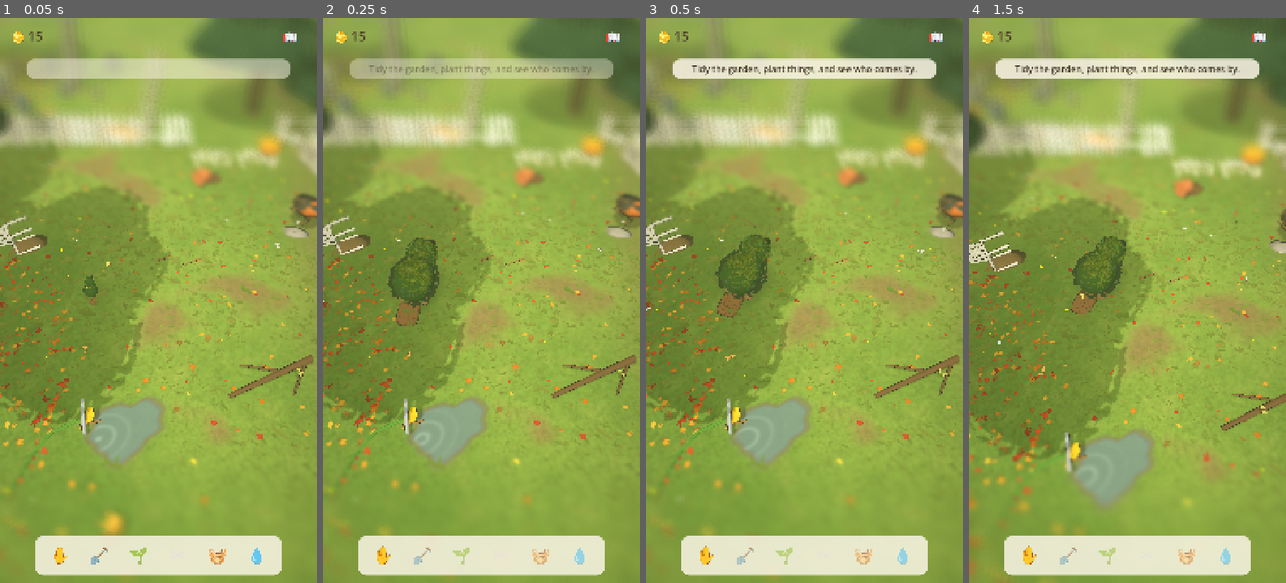
Above: before the commit, frames 1-4 (left to right).
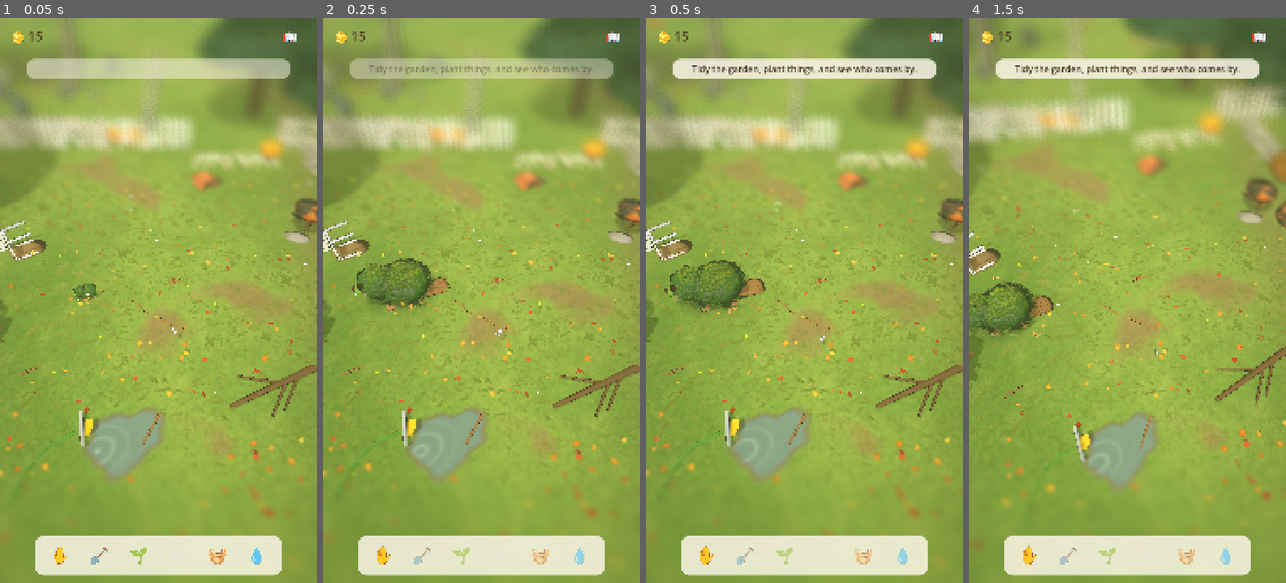
Above: after the commit, the same moments.

Repository: LuckyMonkey/hedgepets
Game: Godot game, scene res://garden.tscn
Same seed, same stepped clock (60 frames per second), same inputs: the game is played once before the commit and once after it.
Inputs (mouse positions are in pixels of both pictures, inside the frame that each line leads up to):
- Up to frame 1 (0.05 s): no input
- Up to frame 2 (0.25 s): no input
- Up to frame 3 (0.5 s): no input
- Up to frame 4 (1.5 s): tap Enter at 0.5 s; move the mouse to (1197, 272) at 0.52 s; hold Right 0.53-1.25 s; tap F at 0.6 s; click (1197, 272) at 0.67 s; drag from (1064, 328) to (1111, 413) at 1.27 s

The runs differ from the first frame. In frame 1, 24% of the frame differs, in the area x 0-100%, y 0-100%; in frame 2, 22%; in frame 3, 22%; in frame 4, 39%, in the area x 0-100%, y 0-99%.

Commit message:
Orbit camera around the garden centre (drag to spin + tilt, wheel/pinch zoom, fling glide, springs); surroundings on every side: creek with footbridge and cattails (west), houses with an open garden gate (south), woods past a gap in the stone wall (east), burying ground (north); four gates, each pet arrives by the one that fits it; motion check measures turn rate
Co-Authored-By: Claude Opus 5.5 <noreply@anthropic.com>

Diff:
--- a/scripts/garden/garden.gd
+++ b/scripts/garden/garden.gd
@@ -20,6 +20,16 @@
 ## The camera eases toward these (Motion.approach): input moves the goal, never the camera itself; a drag that ends
 ## moving keeps gliding a little.
 var _goal_target := Vector3(0.0, 0.0, -0.5)
+## Orbit: the camera circles the middle of the garden. Drag sideways to spin (with a glide after a fling), drag up and
+## down to tilt a little, wheel / pinch to zoom. Springs on all three (Motion.spring).
+const CENTER := Vector3(0.0, 0.0, -0.8)
+var _yaw := 0.0
+var _goal_yaw := 0.0
+var _yaw_velocity := 0.0
+var _elev := deg_to_rad(49.5)
+var _goal_elev := deg_to_rad(49.5)
+var _cam_yaw := {}
+var _cam_elev := {}
 var _goal_distance := 12.5
 var _pan_velocity := Vector3.ZERO
 var _cam_pan := {}
@@ -31,7 +41,29 @@
 var _nodes := {}                                  # pet name -> HedgePetNode
 var _wander := {}                                 # pet -> {target, wait, mode}
 var game: Node                                    # scripts/garden/garden_game.gd
-const GAP := Vector3(2.5, 0.0, -11.0)             # the collapsed bit of fence where visitors come through
+const GAP := Vector3(2.5, 0.0, -11.0)             # the collapsed bit of fence (the burying-ground side)
+## Ways in. Each pet comes by the one that fits it (gate_for): the creek's footbridge, the gap in the woods wall, the
+## garden gate from the houses, or the broken fence by the burying ground. out = where it waits unseen, peek = where
+## it stands looking in, inside = its first steps in the garden.
+const GATES := {
+	"fence": {"out": Vector3(2.5, 0, -17.0), "peek": Vector3(2.5, 0, -11.7), "inside": Vector3(2.5, 0, -8.5)},
+	"woods": {"out": Vector3(17.0, 0, -2.0), "peek": Vector3(10.2, 0, -2.0), "inside": Vector3(6.5, 0, -2.0)},
+	"creek": {"out": Vector3(-23.0, 0, 1.5), "peek": Vector3(-14.2, 0, 1.5), "inside": Vector3(-10.0, 0, 1.5)},
+	"houses": {"out": Vector3(-1.0, 0, 17.0), "peek": Vector3(-1.0, 0, 10.6), "inside": Vector3(-1.0, 0, 7.0)},
+}
+const GATE_WORDS := {
+	"creek": ["otter", "mink", "peeper", "bullfrog", "turtle", "mallard", "duck", "loon", "seal", "puffin", "eft", "beaver", "mole"],
+	"woods": ["fox", "coyote", "fisher", "bobcat", "fawn", "moose", "bear", "porcupine", "turkey", "owl", "woodpecker", "chipmunk", "hedgehog"],
+	"houses": ["raccoon", "opossum", "skunk", "mouse", "bunny", "robin", "cardinal", "jay", "chickadee", "dove", "bluebird", "squirrel"],
+}
+
+
+func gate_for(p: CharacterArtProfile) -> String:
+	for gate in GATE_WORDS:
+		for word: String in GATE_WORDS[gate]:
+			if p.species.contains(word):
+				return gate
+	return "fence"
 var _leaf_mats := {}
 var _bald_noise: FastNoiseLite
 
@@ -92,9 +124,9 @@
 
 
 func _place_camera() -> void:
-	var dir := Vector3(0.0, 0.76, 0.65).normalized()   # three-quarter: you see faces, not just backs
-	camera.position = _target + dir * _distance
-	camera.look_at(_target, Vector3.UP)
+	var dir := Vector3(sin(_yaw) * cos(_elev), sin(_elev), cos(_yaw) * cos(_elev))
+	camera.position = CENTER + dir * _distance
+	camera.look_at(CENTER, Vector3.UP)
 
 
 ## A real lawn: soft patches of greens, bald dirt spots, a worn track from the gate to the grill.
@@ -208,9 +240,10 @@
 		"warm_yellow_green": Color("7a9246"), "soft_sage": Color("647e5e"), "pale_highlight": Color("9fb47a")}
 	# a ragged hedge along the back, behind the fence, with a gap where it has thinned
 	_burying_ground()
+	_surroundings()
 	_bush(Vector3(12.5, 1.2, -12.8), Vector3(4.6, 1.4, 1.3), "hedgeivy", hedge_palette, Color("2a4223"), 0.7, 0.55, "cushion")
 	# tall trees: their crowns go off the top of the screen, their shadows fall across the lawn
-	_tree(Vector3(-7.4, 0, 2.2), 12.0, hedge_palette)          # near, at the edge: a trunk, and its shade on the lawn
+	_tree(Vector3(-12.6, 0, 6.5), 12.0, hedge_palette)          # by the creek: its shade reaches the lawn
 	_pine(Vector3(5.5, 0, -15.0), 14.0)
 	_pine(Vector3(9.0, 0, -12.5), 11.0)
 	_pine(Vector3(-9.5, 0, -7.0), 12.0)
@@ -220,6 +253,62 @@
 	for at: Vector3 in [Vector3(8.5, 0.0, -6.5), Vector3(-9.5, 0.0, -6.8)]:
 		_bush(at + Vector3(0, 0.15, 0), Vector3(1.3, 0.5, 1.1), "hedgeivy", autumn, Color("7a5332"), 0.45, 0.9, "dome")
 		_thing("leaf_pile", get_child(get_child_count() - 1), Vector2(at.x, at.z), 1.4, 3)
+
+
+## The creek's course (x for a given z), down the west side.
+func _creek_x(z: float) -> float:
+	return -17.0 + 1.5 * sin(z * 0.15)
+
+
+func _in_creek(p: Vector2) -> bool:
+	return absf(p.x - _creek_x(p.y)) < 1.7
+
+
+## What surrounds the garden, one world on each side, each with its way in (GATES): the burying ground behind the
+## broken fence (north), woods past the stone wall (east), a creek with a footbridge (west), the houses and the
+## garden gate (south). They sit far enough out that the tilt-shift keeps them soft.
+func _surroundings() -> void:
+	var r := RandomNumberGenerator.new()
+	r.seed = 1775
+	# west: the creek, a footbridge where the creek gate is, cattails along the banks
+	var west := Node3D.new()
+	west.name = "Creekside"
+	add_child(west)
+	GardenProps.creek(self, _creek_x, -32.0, 24.0, 2.6)
+	var bz: float = GATES["creek"]["peek"].z
+	GardenProps.footbridge(west, Vector3(_creek_x(bz) - 2.3, 0, bz), Vector3(_creek_x(bz) + 2.3, 0, bz), r)
+	for k in range(14):
+		var z := r.randf_range(-24, 18)
+		if absf(z - bz) < 2.0:
+			continue
+		var side := 1.0 if r.randf() < 0.5 else -1.0
+		GardenProps.cattails(west, Vector3(_creek_x(z) + side * r.randf_range(1.2, 1.7), 0, z), r)
+	for k in range(12):
+		var z := r.randf_range(-26, 20)
+		GardenProps.rock(west, Vector3(_creek_x(z) + r.randf_range(-1.5, 1.5), 0, z), r.randf_range(0.2, 0.45), r)
+	GardenProps.bake_static(west)
+	for k in range(4):
+		_pine(Vector3(_creek_x(-20.0 + k * 11.0) - r.randf_range(4.0, 7.0), 0, -20.0 + k * 11.0), r.randf_range(10.0, 13.0))
+	# south: the houses, backs to the garden, and a picket fence with the garden gate standing open
+	var south := Node3D.new()
+	south.name = "Houses"
+	add_child(south)
+	var gx: float = GATES["houses"]["peek"].x
+	GardenProps.broken_fence(south, -16.0, 16.0, 10.0, r, Vector2(gx - 1.1, gx + 1.1))
+	GardenProps.house(south, Vector3(-12.5, 0, 20.0), 0.0, Color("e8e2d2"), Vector3(8.0, 5.0, 6.5), false, r)
+	GardenProps.house(south, Vector3(0.0, 0, 18.5), 0.0, Color("c8a050"), Vector3(9.0, 5.5, 7.0), true, r)
+	GardenProps.house(south, Vector3(12.5, 0, 20.5), 0.0, Color("8a3a2a"), Vector3(8.0, 5.0, 6.5), false, r)
+	GardenProps.bake_static(south)
+	GardenProps.open_gate(self, Vector3(gx + 1.1, 0, 10.0), 2.1, 115.0)
+	# east: woods past the stone wall, through the gap in it
+	for k in range(12):
+		var at := Vector3(r.randf_range(12.0, 28.0), 0, r.randf_range(-24.0, 16.0))
+		if absf(at.z - GATES["woods"]["peek"].z) < 2.5 and at.x < 20.0:
+			continue                                           # keep the woods path open
+		if k % 3 == 0:
+			_tree(at, r.randf_range(10.0, 13.0), SpeciesBuilder.palette_of(["autumn", "green", "crimson"][k % 3]), ["hedgeoak", "hedgemaple"][k % 2])
+		else:
+			_pine(at, r.randf_range(10.0, 15.0))
 
 
 ## Past the back fence on the left: an old New England burying ground. Slate stones in uneven rows inside a low
@@ -279,7 +368,7 @@
 			p = Vector3(c.x + cos(a) * rr, 0, c.z + sin(a) * rr)
 		else:
 			p = Vector3(_rng.randf_range(-18, 18), 0, _rng.randf_range(-24, 10))
-		if _in_puddle(Vector2(p.x, p.z)):
+		if _in_puddle(Vector2(p.x, p.z)) or _in_creek(Vector2(p.x, p.z)):
 			continue
 		var s := _rng.randf_range(0.22, 0.4)
 		var b := Basis.from_euler(Vector3(_rng.randf_range(-0.25, 0.25), _rng.randf() * TAU, _rng.randf_range(-0.25, 0.25))).scaled(Vector3(s, s, s))
@@ -418,7 +507,9 @@
 func _build_props() -> void:
 	var r := _rng
 	GardenProps.bake_static(GardenProps.broken_fence(self, -16.0, 16.0, -11.0, r, Vector2(0.5, 4.5)))
-	GardenProps.bake_static(GardenProps.stone_wall(self, Vector3(7.2, 0, -10.2), Vector3(9.6, 0, 5.0), r))      # the old field wall down the side
+	# the old field wall down the east side, with a gap where the woods path comes in
+	GardenProps.bake_static(GardenProps.stone_wall(self, Vector3(7.2, 0, -10.2), Vector3(8.3, 0, -3.2), r))
+	GardenProps.bake_static(GardenProps.stone_wall(self, Vector3(8.6, 0, -0.8), Vector3(9.6, 0, 5.0), r))
 	obstacles.append([Vector2(8.0, -5.0), 0.6])
 	obstacles.append([Vector2(8.8, 0.0), 0.6])
 	_thing("lawn_chair", GardenProps.lawn_chair(self, Vector3(-5.2, 0, -3.2), 28), Vector2(-5.0, -3.2), 1.3, 6)
@@ -471,7 +562,7 @@
 	for i in range(22000):
 		var x := _rng.randf_range(-19, 19)
 		var z := _rng.randf_range(-11, 11)
-		if _blocked(Vector2(x, z), 0.12) or _in_puddle(Vector2(x, z)):
+		if _blocked(Vector2(x, z), 0.12) or _in_puddle(Vector2(x, z)) or _in_creek(Vector2(x, z)):
 			continue
 		var bald := _bald_noise.get_noise_2d((x + 30.0) / 60.0 * 512.0, (z + 30.0) / 60.0 * 512.0)
 		if bald > 0.4 and _rng.randf() < 0.8:
@@ -574,11 +665,11 @@
 	node.rotation.y = _rng.randf_range(-PI, PI)
 	node.set_detail("MEDIUM", true)
 	node.visible = false
-	node.position = GAP + Vector3(0, 0, -6)
+	node.position = GATES[gate_for(p)]["out"]
 	_contact_shadow(node, p)
 	pets.append(node)
 	_nodes[p.pet_name] = node
-	_wander[node] = {"target": node.position, "wait": _rng.randf_range(0.5, 3.0), "mode": "away"}
+	_wander[node] = {"target": node.position, "wait": _rng.randf_range(0.5, 3.0), "mode": "away", "gate": gate_for(p)}
 	return node
 
 
@@ -588,32 +679,34 @@
 	var w: Dictionary = _wander[node]
 	var was: String = w["mode"]
 	w["mode"] = mode
+	var g: Dictionary = GATES[w.get("gate", "fence")]
+	var side := Vector3(g["peek"] - g["out"]).normalized().cross(Vector3.UP)
 	match mode:
 		"away":
 			if node.visible and not at_once:             # out through the gap: shrink away, then park outside
-				Motion.vanish(node, false).tween_callback(func() -> void: node.position = GAP + Vector3(0, 0, -6))
+				Motion.vanish(node, false).tween_callback(func() -> void: node.position = g["out"])
 			else:
 				node.visible = false
-				node.position = GAP + Vector3(0, 0, -6)
+				node.position = g["out"]
 		"peek":
 			if was == "away":
-				node.position = GAP + Vector3(_rng.randf_range(-1.0, 1.0), 0, -4.0)
+				node.position = g["out"].lerp(g["peek"], 0.55) + side * _rng.randf_range(-1.0, 1.0)
 				Motion.appear(node, Vector3.ONE * PET_SCALE, Motion.SLOW)
-			w["target"] = GAP + Vector3(_rng.randf_range(-1.2, 1.2), 0, -0.7)
+			w["target"] = g["peek"] + side * _rng.randf_range(-1.2, 1.2)
 		"roam":
 			if was == "away":
 				Motion.appear(node, Vector3.ONE * PET_SCALE, Motion.SLOW)
-				node.position = GAP + Vector3(0, 0, 1.5)
+				node.position = g["peek"].lerp(g["inside"], 0.5)
 				if at_once:                              # already living here when the garden opens
 					for k in range(20):
 						var spot := Vector2(_rng.randf_range(-3, 3), _rng.randf_range(-2, 3))
 						if not _blocked(spot, 0.8):
 							node.position = Vector3(spot.x, 0, spot.y)
 							break
-			w["target"] = GAP + Vector3(_rng.randf_range(-1.0, 1.0), 0, 2.5)
+			w["target"] = g["inside"] + side * _rng.randf_range(-1.0, 1.0)
 			w["wait"] = 0.5
 		"leave":
-			w["target"] = GAP + Vector3(0, 0, -5.0)
+			w["target"] = g["out"].lerp(g["peek"], 0.2)
 
 
 func pet_mode(node: HedgePetNode) -> String:
@@ -623,10 +716,11 @@
 func _process(delta: float) -> void:
 	for node in pets:
 		_walk(node, delta)
-	if _press_at == Vector2.INF and _pan_velocity.length() > 0.01:     # glide after a fling
-		_goal_target = _clamp_target(_goal_target + _pan_velocity * delta)
-		_pan_velocity *= pow(0.03, delta)
-	_target = Motion.spring(_target, _goal_target, _cam_pan, 0.07 if _dragged else 0.22, delta)   # tight under a finger
+	if _press_at == Vector2.INF and absf(_yaw_velocity) > 0.001:     # keep turning a little after a fling
+		_goal_yaw += _yaw_velocity * delta
+		_yaw_velocity *= pow(0.04, delta)
+	_yaw = Motion.spring(_yaw, _goal_yaw, _cam_yaw, 0.07 if _dragged else 0.45, delta)   # tight under a finger, unhurried otherwise
+	_elev = Motion.spring(_elev, _goal_elev, _cam_elev, 0.1 if _dragged else 0.25, delta)
 	_distance = Motion.spring(_distance, _goal_distance, _cam_zoom, 0.16, delta)
 	_place_camera()
 
@@ -645,7 +739,7 @@
 	if to.length() < 0.15:
 		node.walking = move_toward(node.walking, 0.0, delta * 3.0)
 		if w["mode"] == "peek":
-			node.rotation.y = lerp_angle(node.rotation.y, -PI * 0.5, clampf(delta * 3.0, 0.0, 1.0))   # looking in
+			node.rotation.y = lerp_angle(node.rotation.y, _heading(node.position, CENTER), clampf(delta * 3.0, 0.0, 1.0))   # looking in
 			return
 		if w["mode"] == "leave":
 			set_pet_mode(node, "away")
@@ -653,7 +747,7 @@
 		w["wait"] = float(w["wait"]) - delta
 		# standing: turn three-quarters toward the viewer, so you see faces, not backs
 		var face: float = w.get("face", 0.0)
-		node.rotation.y = lerp_angle(node.rotation.y, -PI * 0.5 + face, clampf(delta * 2.0, 0.0, 1.0))
+		node.rotation.y = lerp_angle(node.rotation.y, _heading(node.position, camera.position) + face, clampf(delta * 2.0, 0.0, 1.0))
 		if w.get("fav", "") != "":
 			emote(node, str(w["fav"]))                   # got to a favourite thing: enjoy it
 			w["fav"] = ""
@@ -702,6 +796,11 @@
 	Motion.float_away(l, 0.7, 1.6, 0.6)
 
 
+## The yaw that points a pet (it faces +x) from `from` toward `to`.
+func _heading(from: Vector3, to: Vector3) -> float:
+	return atan2(-(to.z - from.z), to.x - from.x)
+
+
 func _path_blocked(a: Vector2, b: Vector2) -> bool:
 	for k in range(1, 8):
 		if _blocked(a.lerp(b, float(k) / 8.0), 0.7):
@@ -726,15 +825,18 @@
 
 # ------------------------------------------------------------------ input: pan, zoom, tap a pet
 func _unhandled_input(event: InputEvent) -> void:
+	if event is InputEventMagnifyGesture:
+		_goal_distance = clampf(_goal_distance / event.factor, 8.0, 24.0)
+		return
 	if event is InputEventMouseButton and (event.button_index == MOUSE_BUTTON_WHEEL_UP or event.button_index == MOUSE_BUTTON_WHEEL_DOWN):
-		_goal_distance = clampf(_goal_distance * (0.88 if event.button_index == MOUSE_BUTTON_WHEEL_UP else 1.12), 8.0, 34.0)
+		_goal_distance = clampf(_goal_distance * (0.88 if event.button_index == MOUSE_BUTTON_WHEEL_UP else 1.12), 8.0, 24.0)
 		return
 	var pressed: bool = (event is InputEventMouseButton and event.button_index == MOUSE_BUTTON_LEFT and event.pressed) or (event is InputEventScreenTouch and event.pressed)
 	var released: bool = (event is InputEventMouseButton and event.button_index == MOUSE_BUTTON_LEFT and not event.pressed) or (event is InputEventScreenTouch and not event.pressed)
 	if pressed:
 		_press_at = event.position
 		_dragged = false
-		_pan_velocity = Vector3.ZERO
+		_yaw_velocity = 0.0
 	elif released and _press_at != Vector2.INF:
 		if not _dragged:
 			_tap(event.position)
@@ -743,10 +845,10 @@
 		if event.position.distance_to(_press_at) > 10.0:
 			_dragged = true
 		if _dragged:
-			var k := _goal_distance * 0.0016
-			var move := Vector3(-event.relative.x * k, 0.0, -event.relative.y * k)
-			_goal_target = _clamp_target(_goal_target + move)
-			_pan_velocity = _pan_velocity.lerp(move * 60.0, 0.5)
+			var turn: float = -event.relative.x * 0.006
+			_goal_yaw += turn
+			_yaw_velocity = lerpf(_yaw_velocity, turn * 60.0, 0.5)
+			_goal_elev = clampf(_goal_elev + event.relative.y * 0.003, deg_to_rad(28), deg_to_rad(72))
 
 
 func _tap(at: Vector2) -> void:
--- a/scripts/garden/garden_props.gd
+++ b/scripts/garden/garden_props.gd
@@ -444,3 +444,117 @@
 		merged.material_overlay = groups[key][1]
 		r.add_child(merged)
 	return r
+
+
+# ------------------------------------------------------------------ around the garden
+## The creek: a strip mesh following `center(z) -> x`, `width` wide, from z0 to z1, with the creek shader.
+static func creek(parent: Node3D, center: Callable, z0: float, z1: float, width: float) -> MeshInstance3D:
+	var st := SurfaceTool.new()
+	st.begin(Mesh.PRIMITIVE_TRIANGLES)
+	var steps := int((z1 - z0) / 0.5)
+	var along := 0.0
+	var prev := Vector3.INF
+	var rows: Array = []
+	for i in range(steps + 1):
+		var z := lerpf(z0, z1, float(i) / steps)
+		var c := Vector3(center.call(z), 0.012, z)
+		if prev != Vector3.INF:
+			along += c.distance_to(prev)
+		var nxt := Vector3(center.call(z + 0.1), 0.012, z + 0.1)
+		var side := (nxt - c).normalized().cross(Vector3.UP)
+		var w := width * (0.5 + 0.1 * sin(z * 0.7))
+		rows.append([c - side * w, c + side * w, along])
+		prev = c
+	for i in range(rows.size() - 1):
+		var a: Array = rows[i]
+		var b: Array = rows[i + 1]
+		var quad := [[a[0], Vector2(a[2], 0)], [a[1], Vector2(a[2], 1)], [b[1], Vector2(b[2], 1)], [b[0], Vector2(b[2], 0)]]
+		for idx in [0, 1, 2, 0, 2, 3]:
+			st.set_normal(Vector3.UP)
+			st.set_uv(quad[idx][1])
+			st.add_vertex(quad[idx][0])
+	var m := ShaderMaterial.new()
+	m.shader = load("res://shaders/creek.gdshader")
+	var node := MeshInstance3D.new()
+	node.mesh = st.commit()
+	node.material_override = m
+	node.cast_shadow = GeometryInstance3D.SHADOW_CASTING_SETTING_OFF
+	node.name = "Creek"
+	parent.add_child(node)
+	return node
+
+
+## A plank footbridge across the creek, low and a bit crooked, with a rail on one side.
+static func footbridge(parent: Node3D, from: Vector3, to: Vector3, rng: RandomNumberGenerator) -> Node3D:
+	var r := root(parent, "Footbridge", Vector3.ZERO, 0.0)
+	var wood := mat("bridge", Color("8a6e4e"))
+	var dir := (to - from).normalized()
+	var side := dir.cross(Vector3.UP)
+	var length := from.distance_to(to)
+	var yaw := rad_to_deg(atan2(-dir.z, dir.x))
+	var n := int(length / 0.32)
+	for k in range(n):
+		var at := from + dir * (k + 0.5) * length / n + Vector3(0, 0.1 + 0.08 * sin(PI * k / n), 0)
+		part(r, box(Vector3(0.26, 0.06, 1.2)), wood, at + side * rng.randf_range(-0.04, 0.04), Vector3(0, yaw + rng.randf_range(-4, 4), rng.randf_range(-3, 3)), 0.008)
+	for k in range(4):
+		var at := from + dir * length * (k + 0.5) / 4.0 + side * 0.62
+		part(r, cyl(0.04, 0.05, 0.8, 6), wood, at + Vector3(0, 0.45, 0), Vector3.ZERO, 0.008)
+	part(r, cyl(0.035, 0.035, length, 6), wood, (from + to) * 0.5 + side * 0.62 + Vector3(0, 0.82, 0), Vector3(0, yaw, 90), 0.008)
+	return r
+
+
+## Cattails and reeds at a creek's edge.
+static func cattails(parent: Node3D, at: Vector3, rng: RandomNumberGenerator) -> Node3D:
+	var r := root(parent, "Cattails", at, rng.randf_range(0, 360))
+	var reed := mat("reed", Color("7a8a4a"))
+	var head := mat("cattail", Color("6a4a2e"))
+	for k in range(rng.randi_range(5, 9)):
+		var p := Vector3(rng.randf_range(-0.4, 0.4), 0, rng.randf_range(-0.4, 0.4))
+		var h := rng.randf_range(0.9, 1.6)
+		var tilt := Vector3(rng.randf_range(-8, 8), 0, rng.randf_range(-8, 8))
+		part(r, cyl(0.015, 0.025, h, 5), reed, p + Vector3(0, h * 0.5, 0), tilt, 0.0)
+		if k % 2 == 0:
+			part(r, blob(Vector3(0.05, 0.16, 0.05), {"exponent": 2.0}), head, p + Vector3(0, h * 0.82, 0), tilt, 0.006)
+	return r
+
+
+## A New England house seen from the back: clapboard box, steep gable roof, chimney, windows with white trim, a back
+## door. `porch` adds steps toward the garden.
+static func house(parent: Node3D, at: Vector3, yaw: float, siding: Color, size: Vector3, porch: bool, rng: RandomNumberGenerator) -> Node3D:
+	var r := root(parent, "House", at, yaw)
+	var wall := mat("siding%s" % siding.to_html(false), siding)
+	var trim := mat("trim", Color("efeae0"))
+	var roof_m := mat("shingles", Color("4a4440"))
+	var glass := mat("window", Color("3e4a52"), 0.3)
+	part(r, box(size), wall, Vector3(0, size.y * 0.5, 0), Vector3.ZERO, 0.02)
+	var roof := PrismMesh.new()
+	roof.size = Vector3(size.x * 1.08, size.y * 0.6, size.z * 1.1)
+	part(r, roof, roof_m, Vector3(0, size.y + size.y * 0.3, 0), Vector3(0, 90, 0), 0.02)
+	part(r, box(Vector3(0.7, 1.6, 0.7)), mat("brick", Color("8a4a3a")), Vector3(size.x * 0.28, size.y * 1.45, 0), Vector3.ZERO, 0.012)
+	# the back wall faces -z (the garden): windows in two rows, a door
+	var face := -size.z * 0.5 - 0.03
+	for row in range(2):
+		for k in range(3):
+			var x := (k - 1) * size.x * 0.3
+			if row == 0 and k == 1:
+				continue
+			var y := size.y * (0.3 + row * 0.42)
+			part(r, box(Vector3(0.9, 1.1, 0.06)), trim, Vector3(x, y, face), Vector3.ZERO, 0.0)
+			var lit := rng.randf() < 0.3
+			part(r, box(Vector3(0.7, 0.9, 0.08)), mat("windowlit", Color("e8c878")) if lit else glass, Vector3(x, y, face - 0.01), Vector3.ZERO, 0.0)
+	part(r, box(Vector3(1.0, 2.0, 0.08)), mat("door", Color("3a4a3a")), Vector3(0, 1.0, face), Vector3.ZERO, 0.008)
+	if porch:
+		for k in range(3):
+			part(r, box(Vector3(1.8, 0.18, 0.4)), mat("steps", Color("9a8a74")), Vector3(0, 0.09 + k * 0.18, face - 1.1 + k * 0.38), Vector3.ZERO, 0.008)
+	return r
+
+
+## A garden gate standing open on its hinge.
+static func open_gate(parent: Node3D, hinge: Vector3, width: float, swing_deg: float) -> Node3D:
+	var r := root(parent, "Gate", hinge, swing_deg)
+	var paint := mat("fence", Color("e3ddcb"))
+	part(r, box(Vector3(width, 0.08, 0.06)), paint, Vector3(width * 0.5, 0.3, 0), Vector3.ZERO, 0.006)
+	part(r, box(Vector3(width, 0.08, 0.06)), paint, Vector3(width * 0.5, 0.85, 0), Vector3.ZERO, 0.006)
+	for k in range(6):
+		part(r, box(Vector3(0.09, 1.15, 0.05)), paint, Vector3(0.1 + k * (width - 0.2) / 5.0, 0.6, 0.02), Vector3.ZERO, 0.006)
+	return r
--- /dev/null
+++ b/shaders/creek.gdshader
@@ -0,0 +1,29 @@
+shader_type spatial;
+render_mode blend_mix, depth_draw_never, cull_disabled, specular_schlick_ggx;
+
+// A shallow creek on a strip mesh: UV.x runs along it in world units, UV.y across it (0 and 1 are the banks).
+// Muddy wet banks, a darker middle, sky sheen at a glance, and ripples drifting downstream.
+uniform vec3 deep : source_color = vec3(0.20, 0.33, 0.40);
+uniform vec3 sky : source_color = vec3(0.66, 0.80, 0.88);
+uniform vec3 mud : source_color = vec3(0.34, 0.28, 0.20);
+uniform float flow = 0.9;
+
+void fragment() {
+	float across = abs(UV.y - 0.5) * 2.0;                       // 0 in the middle, 1 at the banks
+	float wobble = 0.06 * sin(UV.x * 1.7) + 0.04 * sin(UV.x * 4.1 + 1.3);
+	float bank = smoothstep(0.62 + wobble, 0.95, across);
+	if (across > 0.99) {
+		discard;
+	}
+	float t = TIME * flow;
+	float ripple = sin(UV.x * 6.0 - t * 3.0 + sin(UV.y * 9.0 + UV.x) * 1.5) * 0.5 + 0.5;
+	ripple *= sin(UV.x * 2.3 - t * 1.4 + UV.y * 4.0) * 0.5 + 0.5;
+	vec3 view = normalize(VIEW);
+	float fres = pow(1.0 - clamp(dot(NORMAL, view), 0.0, 1.0), 3.0);
+	vec3 c = mix(deep, sky, 0.28 + fres * 0.6 + ripple * 0.3 * (1.0 - bank));
+	c = mix(c, mud, bank * 0.85);
+	ALBEDO = c;
+	ALPHA = mix(0.85, 0.6, bank) * (1.0 - smoothstep(0.93, 0.99, across));
+	ROUGHNESS = mix(0.06, 0.9, bank);
+	SPECULAR = 0.6;
+}
--- a/tools/capture_garden.gd
+++ b/tools/capture_garden.gd
@@ -13,6 +13,9 @@
 	root.add_child(scene)
 	scene.set_process_input(false)
 	scene.set_process_unhandled_input(false)
+	if OS.get_environment("YAW") != "":
+		scene._yaw = deg_to_rad(float(OS.get_environment("YAW")))
+		scene._goal_yaw = scene._yaw
 	if OS.get_environment("DIST") != "":
 		scene._distance = float(OS.get_environment("DIST"))
 		scene._goal_distance = scene._distance
--- a/tools/motion_check.gd
+++ b/tools/motion_check.gd
@@ -40,15 +40,16 @@
 	var rest: float = garden.PET_SCALE
 	watch("gerald scale", func() -> float: return gerald.scale.y / rest, 0.2)
 	watch("gerald leaves", func() -> float: return gerald.leaf_growth, 0.12)
-	watch("camera x", func() -> float: return garden.camera.position.x, 0.5)
+	watch("camera yaw", func() -> float: return garden._yaw, 0.06)
+	watch("camera height", func() -> float: return garden.camera.position.y, 0.5)
 	watch("camera distance", func() -> float: return garden._distance, 0.6)
 	watch("toast alpha", func() -> float: return game._toast.modulate.a, 0.35)
 	await frames(60)
 	print("regraft…")
 	gerald.set_plant("holly")
 	await frames(90)
-	print("camera pan + zoom…")
-	garden._goal_target = Vector3(6, 0, 3)
+	print("camera orbit + zoom…")
+	garden._goal_yaw += 2.0
 	garden._goal_distance = 20.0
 	await frames(90)
 	print("a plant grows a stage…")
Binary file added: docs/acceptance/orbit.png
Not shown, added: shaders/creek.gdshader.uid
Not shown, changed: docs/GARDEN.md
Not shown, changed: docs/MOTION.md
